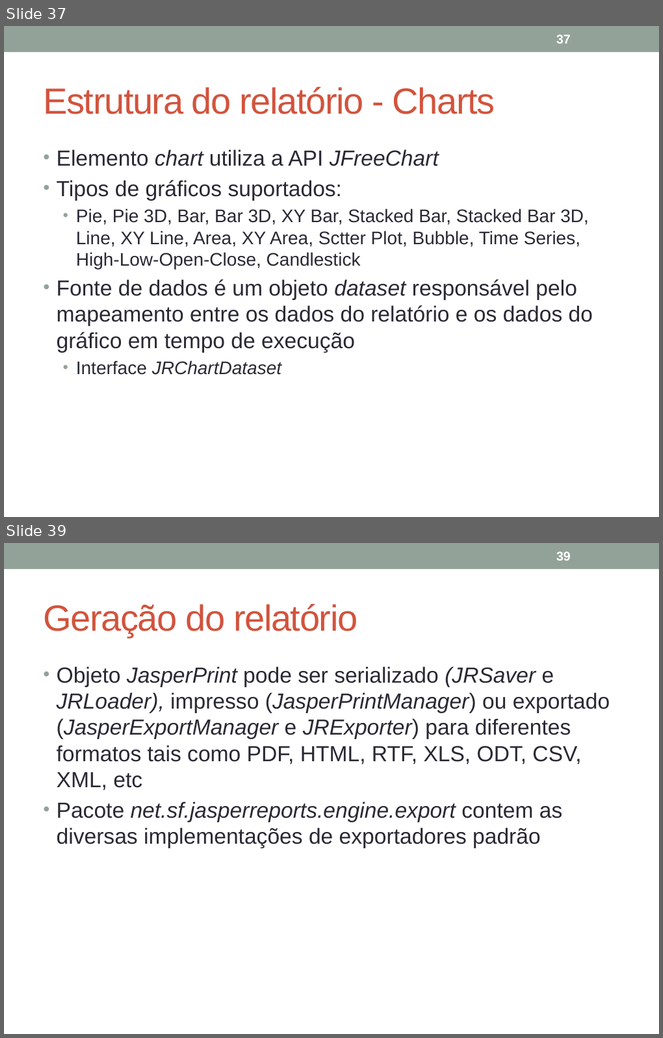
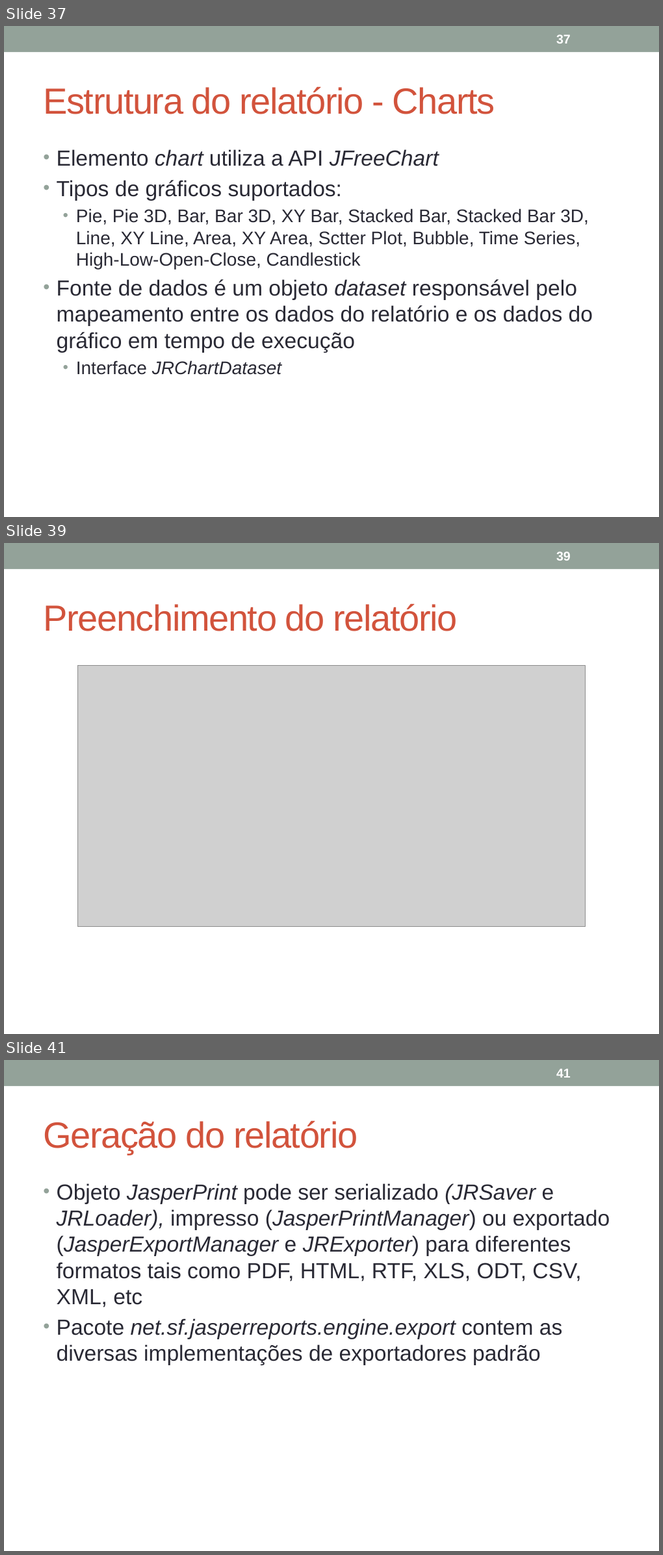
Before and after one commit to julioapm/WebJavaEESpringJasper, a slide deck: Material/JavaEE_Jasper.pptx. Shown one above the other, each under a label of ours: slides 37 and 39 before the commit, slides 37, 39 and 41 after it; the slides between them are not shown. The pictures are 663x1038 and 663x1555 pixels, drawn with LibreOffice and Linux fonts; fonts in the diff are those of the drawing; grey boxes stand for pictures. Boxes give left, top, right and bottom in pixels: in the first picture for what was removed or moved away, otherwise in the second. Text is boxed around its words. In the diff, an @@ line names an element or a change of style, - is before the commit and + after.

```diff
--- a/Material/JavaEE_Jasper.pptx
+++ b/Material/JavaEE_Jasper.pptx
@@ slide 39 added at (x1=4, y1=543, x2=659, y2=1034), background #FFFFFF; not listed: 1 template element that a slide beside it also shows @@
@@ page number added at (x1=556, y1=551, x2=571, y2=561), 14 pt, text #FFFFFF, bold @@
+39
@@ title added at (x1=43, y1=603, x2=458, y2=631), 40 pt, text #D2533C @@
+Preenchimento do relatório
@@ picture added at (x1=78, y1=665, x2=585, y2=927) @@
@@ what was slide 39 is now slide 41 @@
@@ page number at (x1=556, y1=1068, x2=571, y2=1078): text changed @@
-39
+41
```
Also in this commit, not shown: 2 slides changed, 1 other slide added, 11 other files.
